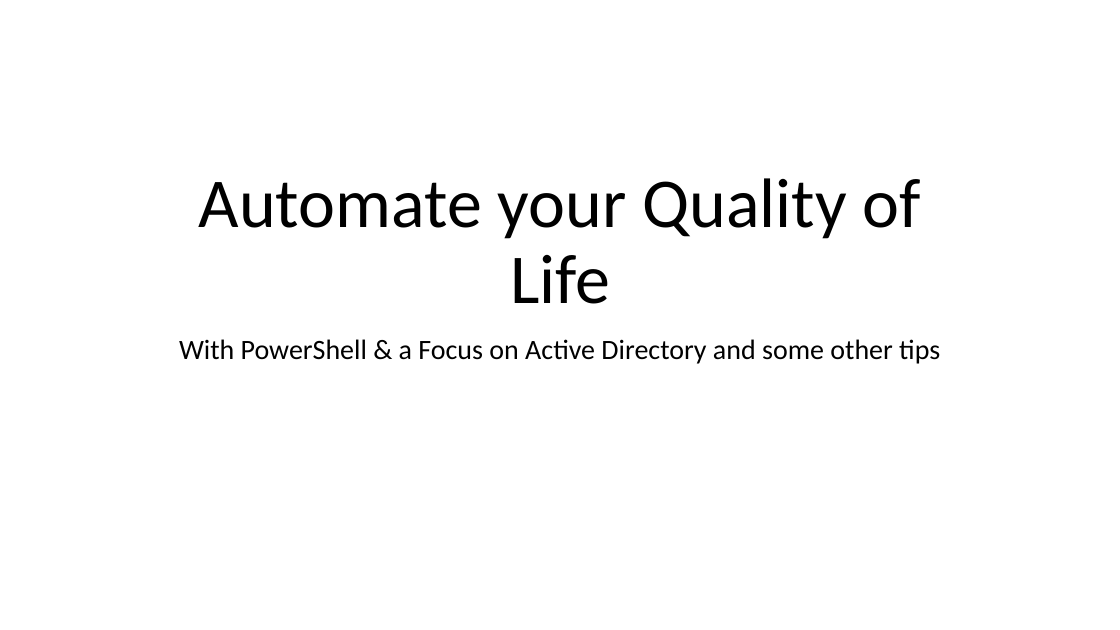
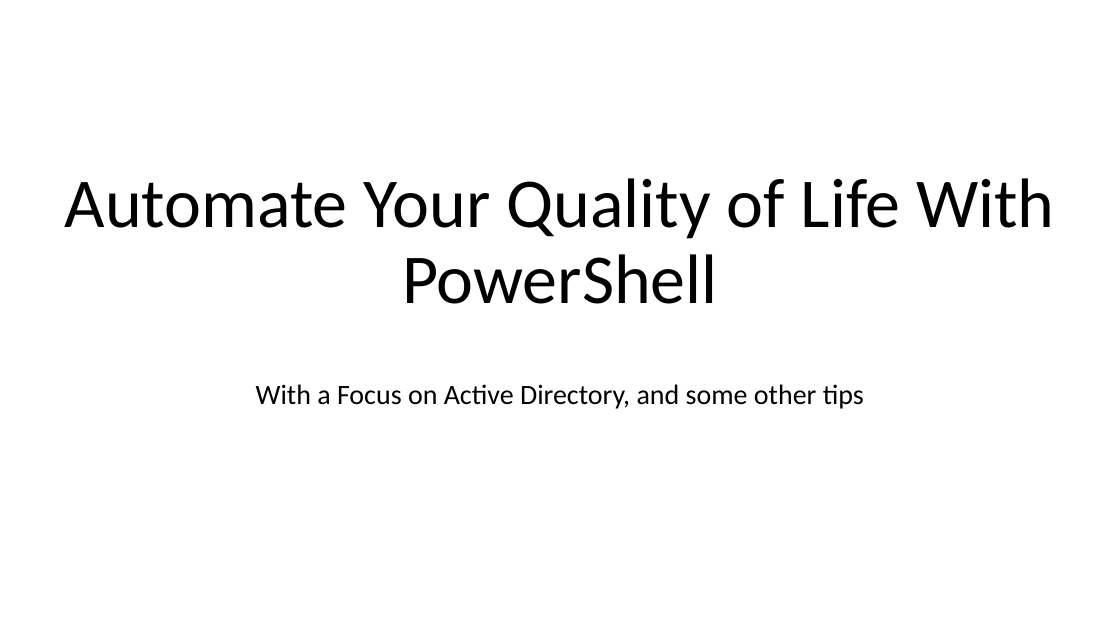
Before and after one commit to tk427/Non-Code, a slide deck: slide 1 of PowerShell/PowerShell_DogFood.pptx. Drawn at 1120x630 pixels with LibreOffice and Linux fonts; fonts in the diff are those of the drawing; background and template pictures are left out. Boxes give left, top, right and bottom in pixels: in the first picture for what was removed or moved away, otherwise in the second. Text is boxed around its words. In the diff, an @@ line names an element or a change of style, - is before the commit and + after.

```diff
--- a/PowerShell/PowerShell_DogFood.pptx
+++ b/PowerShell/PowerShell_DogFood.pptx
@@ title at bbox=[65, 178, 1054, 304]: text changed @@
-Automate your Quality of Life
+Automate Your Quality of Life With PowerShell
@@ subtitle at bbox=[256, 384, 864, 409]: text changed @@
-With PowerShell & a Focus on Active Directory and some other tips
+With a Focus on Active Directory, and some other tips
```
Also in this commit, not shown: 12 other slides changed, 10 slides added.
